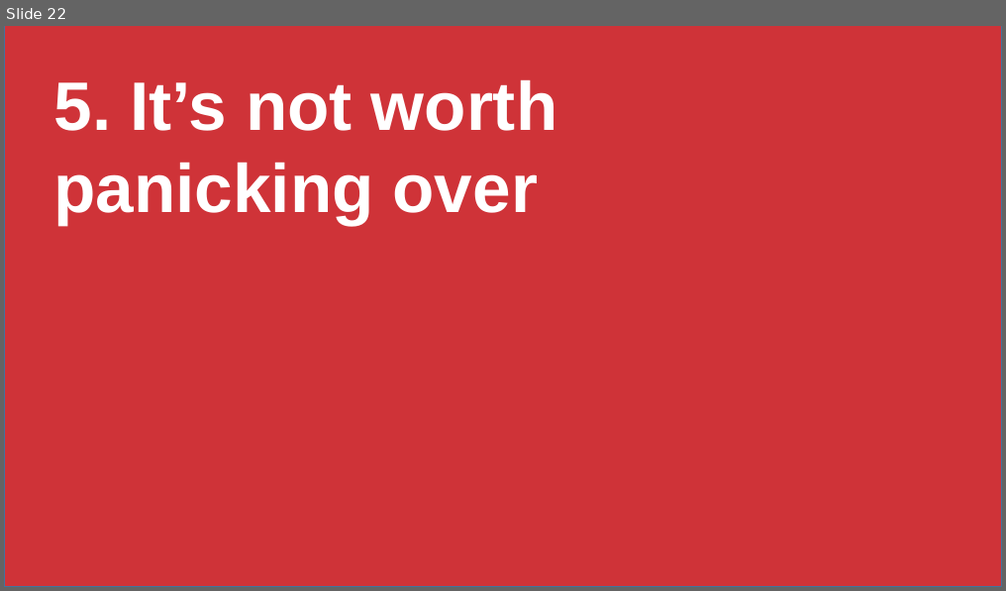
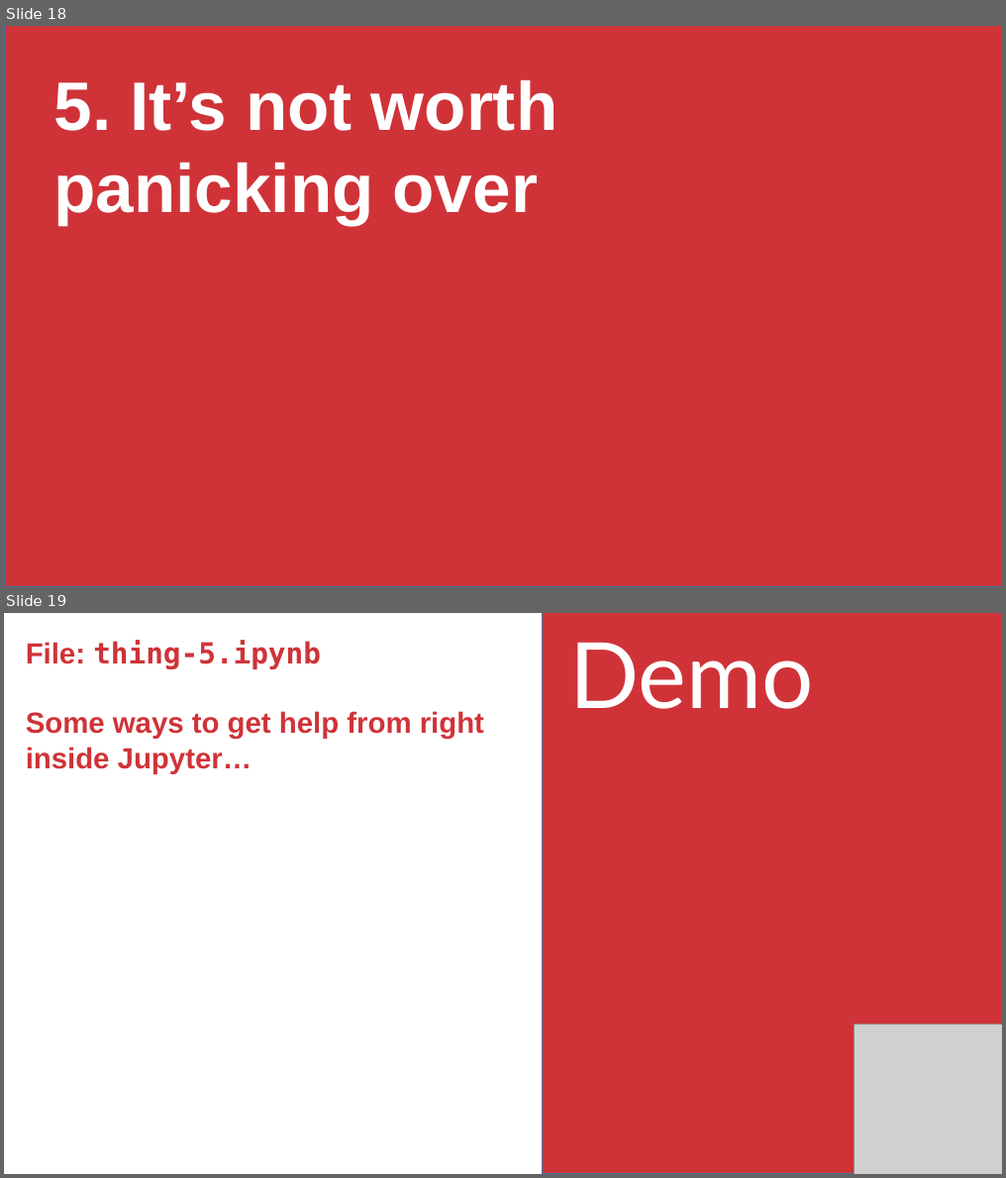
Before and after one commit to stringfestdata/aina-getting-started-python, a slide deck: five-things-excel-python.pptx. Shown one above the other, each under a label of ours: slide 22 before the commit, slides 18 and 19 after it. The pictures are 1006x591 and 1006x1178 pixels, drawn with LibreOffice and Linux fonts; fonts in the diff are those of the drawing; grey boxes stand for pictures. Boxes give left, top, right and bottom in pixels: in the first picture for what was removed or moved away, otherwise in the second. Text is boxed around its words. In the diff, an @@ line names an element or a change of style, - is before the commit and + after.

```diff
--- a/five-things-excel-python.pptx
+++ b/five-things-excel-python.pptx
@@ slide 19 added at bbox=[4, 613, 1002, 1174], background #FFFFFF @@
@@ text added at bbox=[26, 640, 484, 774], 28 pt, text #CF3338, bold @@
+File: thing-5.ipynb
+Some ways to get help from right inside Jupyter…
@@ rectangle added at bbox=[543, 613, 1002, 1174], fill #CF3338, outline #43739E 1 pt @@
@@ text added at bbox=[569, 642, 814, 709], 88 pt, text #FFFFFF @@
+Demo
@@ picture added at bbox=[854, 1025, 1002, 1174] @@
@@ what was slide 22 is now slide 18 @@
```
Also in this commit, not shown: 3 slides changed, 4 other slides added, 9 slides removed, 9 other files.
